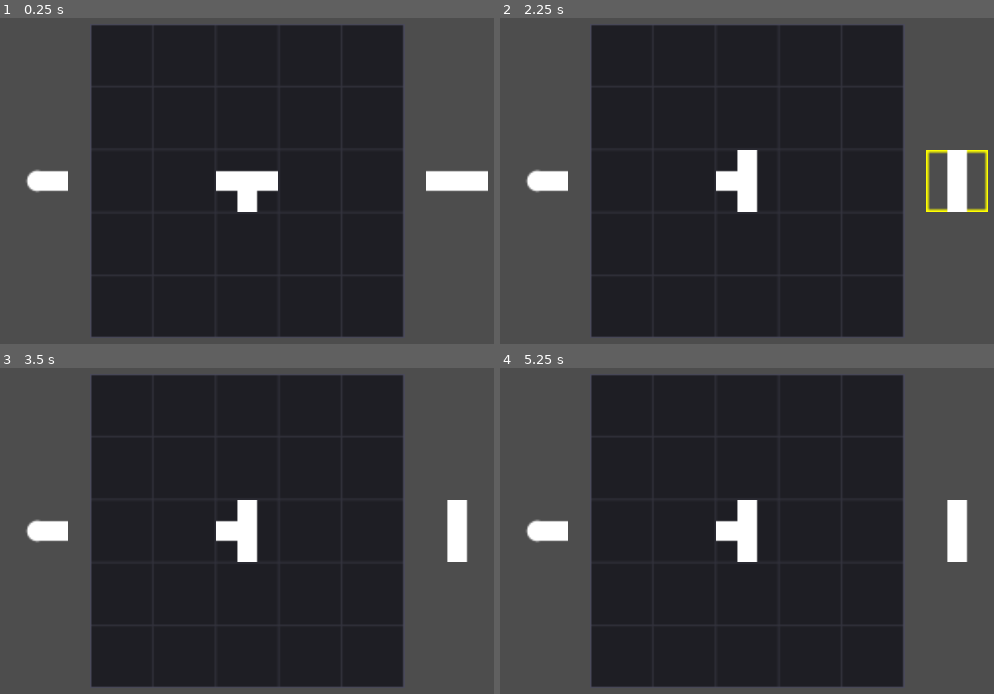
Above: before the commit, frames 1-4 (two rows, left to right).
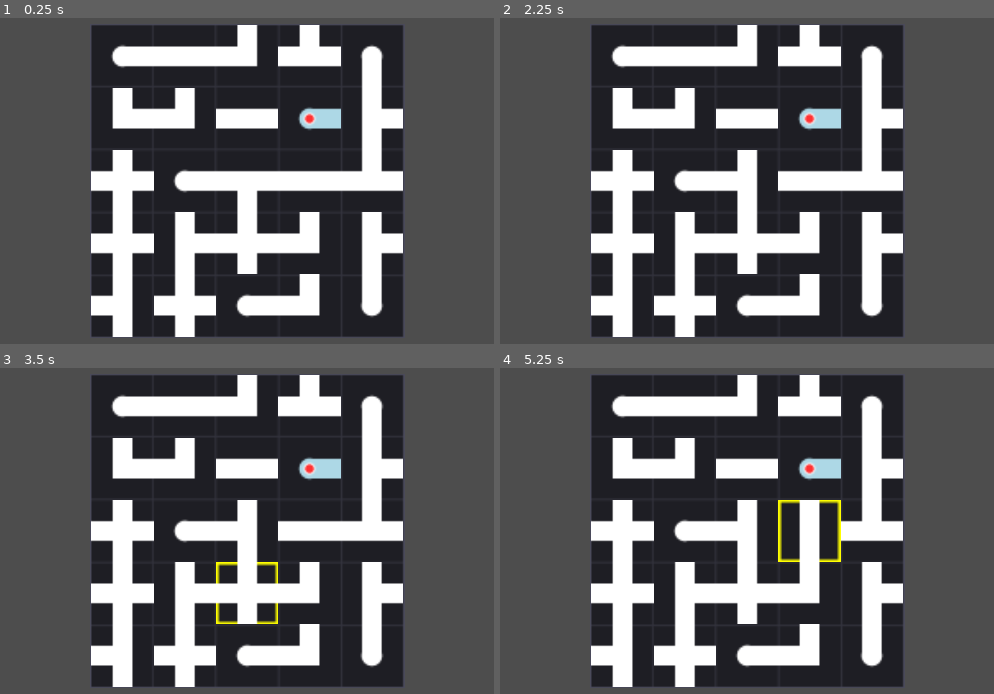
Above: after the commit, the same moments.

Repository: RedBlueCarrots/GMTK-2026
Game: Godot game, scene res://Scenes/pipe_minigame.tscn
The game is run twice, just before and just after one commit, with the same random seed, the same clock (stepped at 60 frames per second) and the same inputs. This scene is started directly instead of the project's main scene.
Inputs (mouse positions are in pixels of both pictures, inside the frame that each line leads up to):
- Up to frame 1 (0.25 s): no input
- Up to frame 2 (2.25 s): tap Enter at 0.5, 2 s; move the mouse to (539, 181) at 0.52 s; click (539, 181) at 0.67 s; tap Space at 1.25 s; move the mouse to (747, 181) at 1.27 s; click (747, 181) at 1.42 s; move the mouse to (959, 181) at 2.02 s; click (959, 181) at 2.17 s
- Up to frame 3 (3.5 s): tap Space at 2.75 s; move the mouse to (217, 599) at 2.77 s; click (217, 599) at 2.92 s
- Up to frame 4 (5.25 s): tap Enter at 3.5 s; move the mouse to (939, 583) at 3.52 s; click (939, 583) at 3.67 s; tap Space at 4.25 s; move the mouse to (559, 475) at 4.27 s; click (559, 475) at 4.42 s; move the mouse to (781, 527) at 5.02 s; click (781, 527) at 5.17 s

The runs differ from the first frame. In frame 1, 23% of the frame differs, in the area x 5-99%, y 2-98%; in frame 2, 23%; in frame 3, 23%; in frame 4, 23%, in the area x 5-95%, y 2-98%.

Commit message:
import minigame and resize cell

Diff:
--- a/Scripts/pipes_minigame.gd
+++ b/Scripts/pipes_minigame.gd
@@ -1,4 +1,4 @@
-extends Node2D
+extends Minigame
 
 signal minigame_completed
 
@@ -8,7 +8,7 @@
 
 @onready var board: Node2D = $Board
 
-var cell_size: int = 128
+var cell_size: int = 38
 var grid: Array = []
 var source_position: Vector2i = Vector2i(-1, -1)
 var sink_positions: Array[Vector2i] = []
